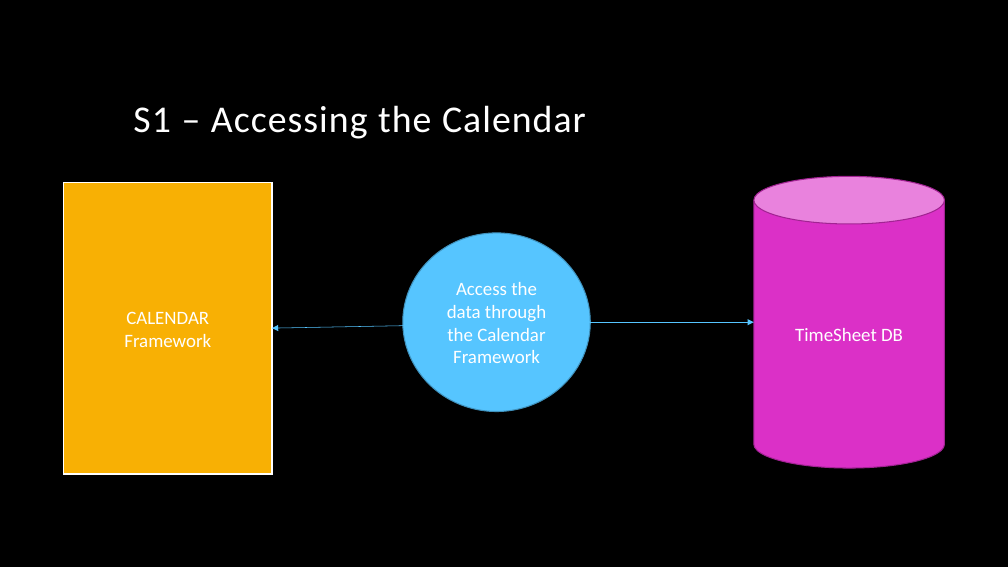
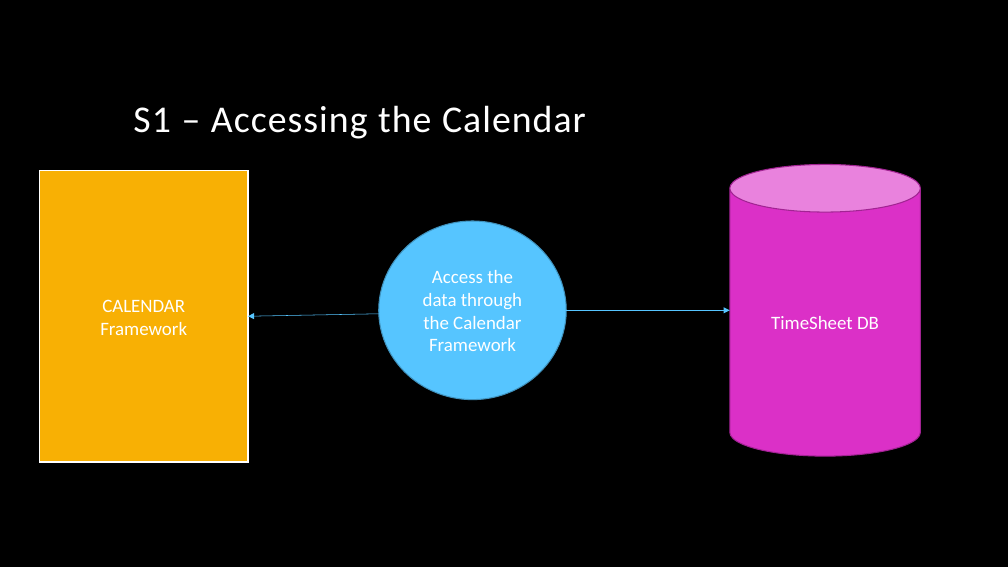
Before and after one commit to arnyboy101/InsemiTimeSheet, a slide deck: slide 3 of SubRoutine Diagrams/TimeSheetViewer.pptx. Drawn at 1008x567 pixels with LibreOffice and Linux fonts; fonts in the diff are those of the drawing; background and template pictures are left out. Boxes give left, top, right and bottom in pixels: in the first picture for what was removed or moved away, otherwise in the second. Text is boxed around its words. In the diff, an @@ line names an element or a change of style, - is before the commit and + after.

```diff
--- a/SubRoutine Diagrams/TimeSheetViewer.pptx
+++ b/SubRoutine Diagrams/TimeSheetViewer.pptx
@@ 2 arrows, 1 cylinder, 1 rectangle, 1 ellipse: place and size @@
-2 arrows, 1 cylinder, 1 rectangle, 1 ellipse at [64,176,944,474]
+2 arrows, 1 cylinder, 1 rectangle, 1 ellipse at [39,165,920,462]
```
Also in this commit, not shown: 1 other slide changed, 2 other files.
